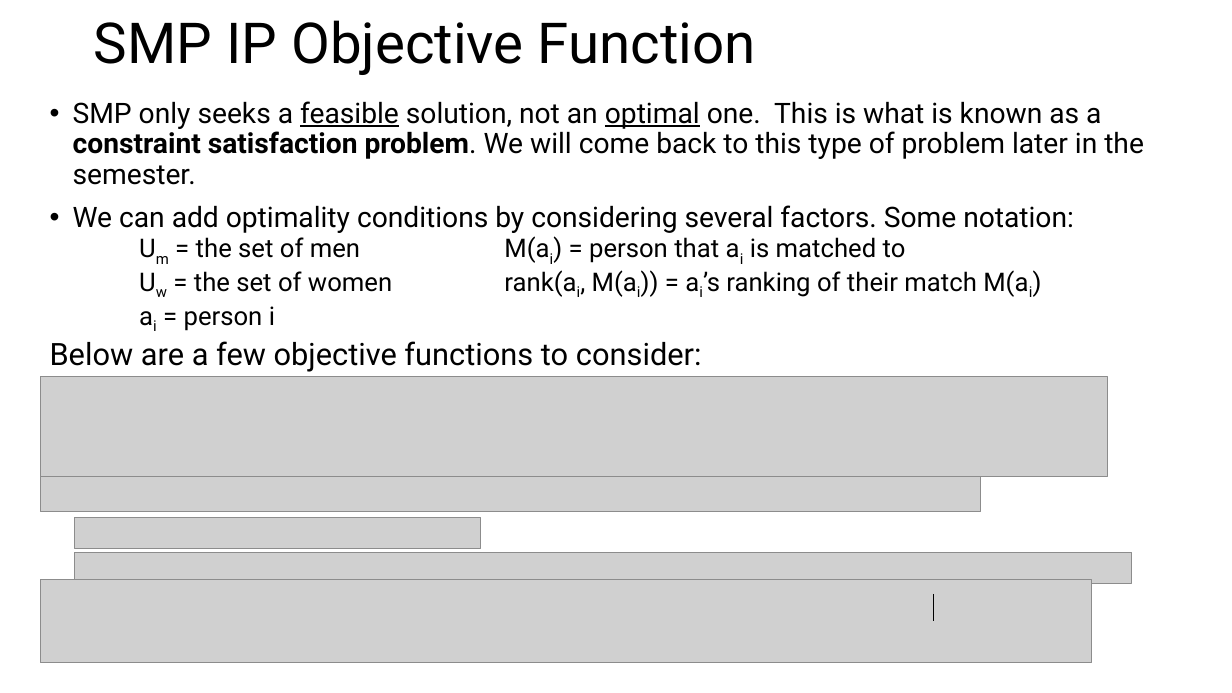
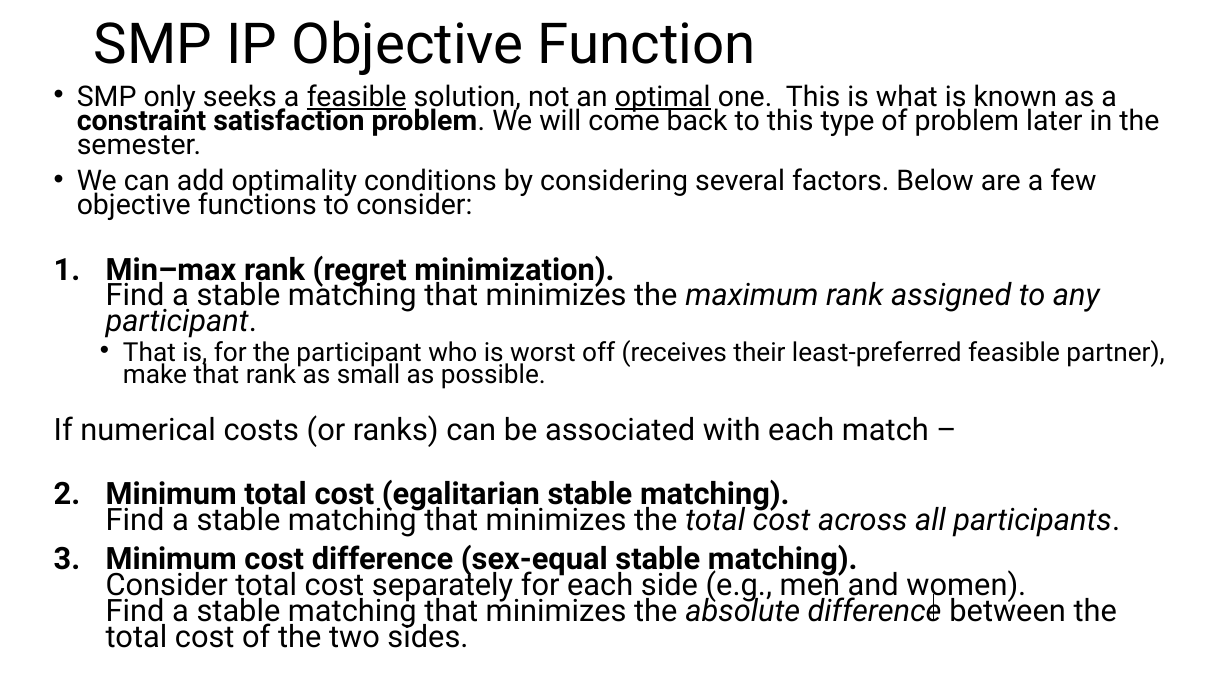
Before and after one commit to prof-frommer/idm_course, a slide deck: slide 4 of LEC/lec09-10-stable-marriage-problem/Stable Marriage Slides, Part II.pptx. Drawn at 1232x693 pixels with LibreOffice and Linux fonts; fonts in the diff are those of the drawing; grey boxes stand for pictures. Boxes give left, top, right and bottom in pixels: in the first picture for what was removed or moved away, otherwise in the second. Text is boxed around its words. In the diff, an @@ line names an element or a change of style, - is before the commit and + after.

```diff
--- a/LEC/lec09-10-stable-marriage-problem/Stable Marriage Slides, Part II.pptx
+++ b/LEC/lec09-10-stable-marriage-problem/Stable Marriage Slides, Part II.pptx
@@ text "SMP only seeks a feasible ...": place and size @@
-text "SMP only seeks a feasible ..." at (50,101,1144,372)
+text "SMP only seeks a feasible ..." at (54,84,1164,648)
@@ text at (77,84,1159,155): size 22 to 22.2 pt in "SMP only seeks a feasible solution, not ..."; line spacing 0.9 to 0.7 @@
@@ text at (54,168,1164,648): text changed; size 22 to 24.1 pt @@
-• We can add optimality conditions by considering several factors. Some notation:
-Below are a few objective functions to consider:
+• We can add optimality conditions by considering several factors. Below are a few objective functions to consider:
+1. Min–max rank (regret minimization).
+   Find a stable matching that minimizes the maximum rank assigned to any participant.
+  • That is, for the participant who is worst off (receives their least-preferred feasible partner), make that rank as small as possible.
+If numerical costs (or ranks) can be associated with each match –
+2. Minimum total cost (egalitarian stable matching).
+   Find a stable matching that minimizes the total cost across all participants.
+3. Minimum cost difference (sex-equal stable matching).
+   Consider total cost separately for each side (e.g., men and women).
+   Find a stable matching that minimizes the absolute difference between the total cost of the two sides.
@@ table removed at (84,229,1147,341), 1 rows, 2 columns @@
-Um = the set of men / Uw = the set of women / ai = person i | M(ai) = person that ai is matched to / rank(ai, M(ai)) = ai’s ranking of their match M(ai)
@@ picture removed at (41,377,1108,477) @@
@@ picture removed at (41,466,982,512) @@
@@ picture removed at (75,518,481,548) @@
@@ picture removed at (75,553,1132,583) @@
@@ picture removed at (41,579,1092,663) @@
```
Also in this commit, not shown: 1 other slide changed, 1 slide added, 4 other files.
